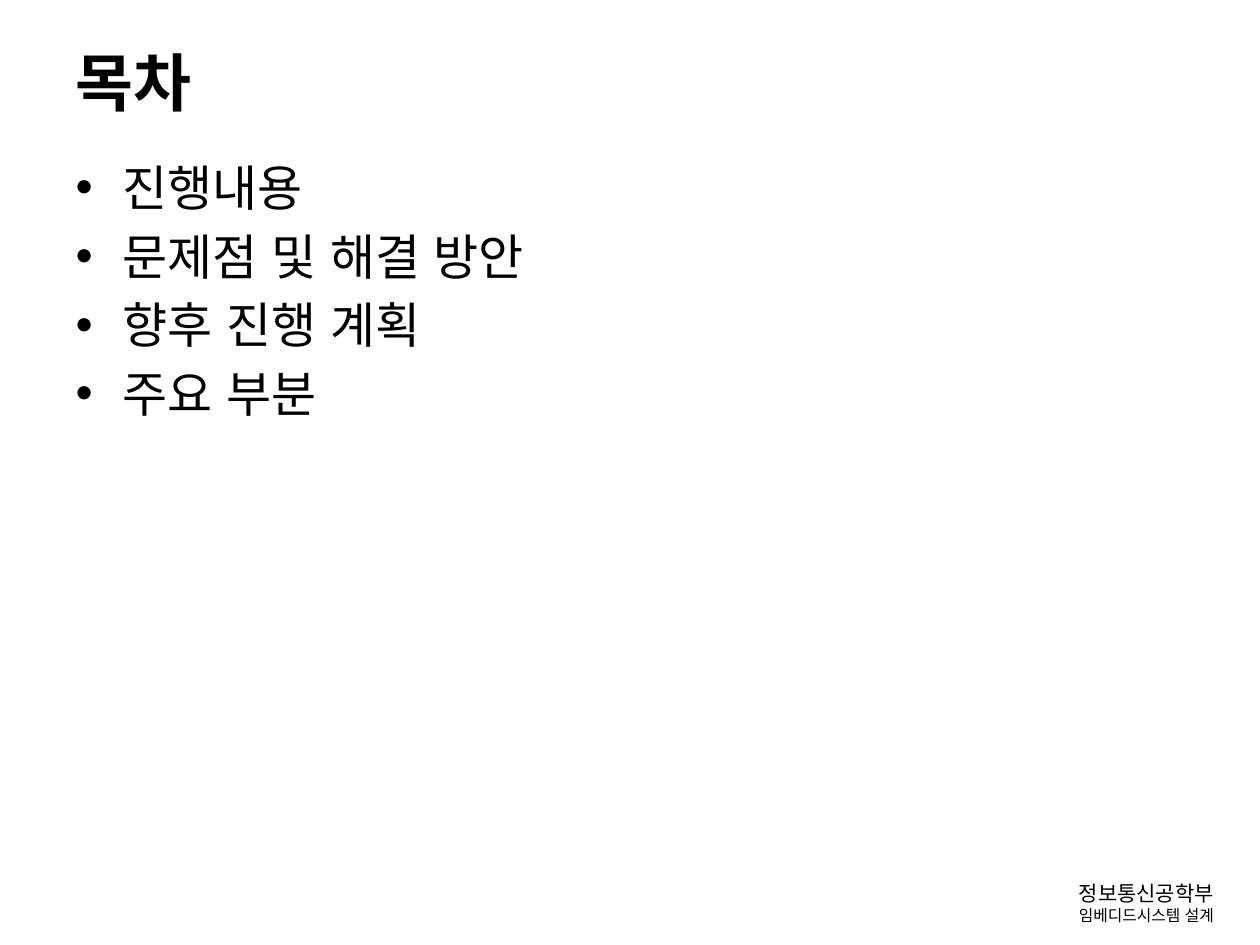
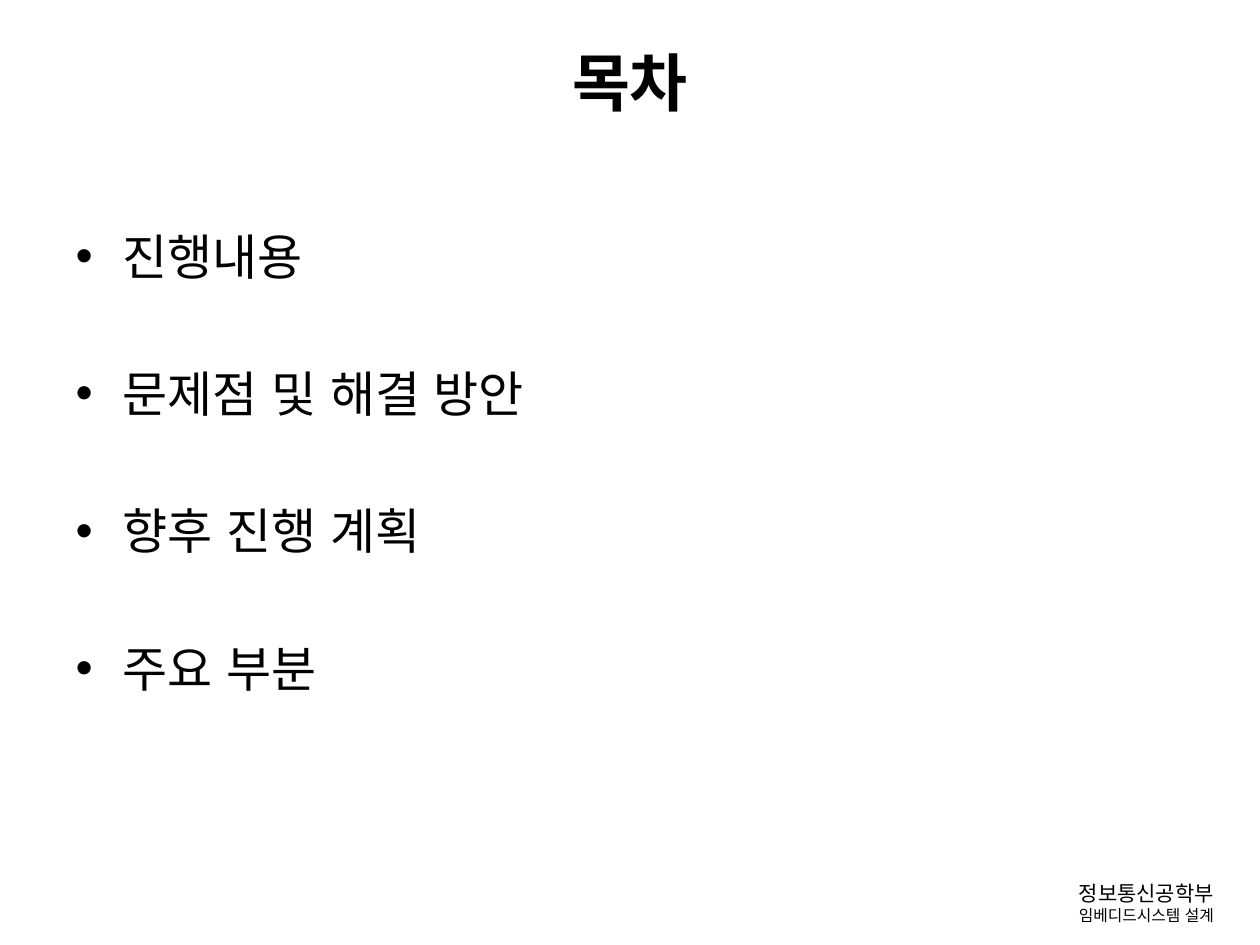
Before and after one commit to gusghrlrl101/Diving-Computer, a slide deck: slide 2 of 발표관련/임베디드_중간보고.pptx. Drawn at 1260x945 pixels with LibreOffice and Linux fonts; fonts in the diff are those of the drawing; background and template pictures are left out. Boxes give left, top, right and bottom in pixels: in the first picture for what was removed or moved away, otherwise in the second. Text is boxed around its words. In the diff, an @@ line names an element or a change of style, - is before the commit and + after.

```diff
--- a/발표관련/임베디드_중간보고.pptx
+++ b/발표관련/임베디드_중간보고.pptx
@@ title "목차" at box(572, 53, 688, 112): alignment left to centre @@
@@ text "진행내용" rewrapped from box(123, 165, 524, 416) to box(123, 234, 524, 691) @@
```
Also in this commit, not shown: 9 other slides changed, 5 slides added, 1 other file.
